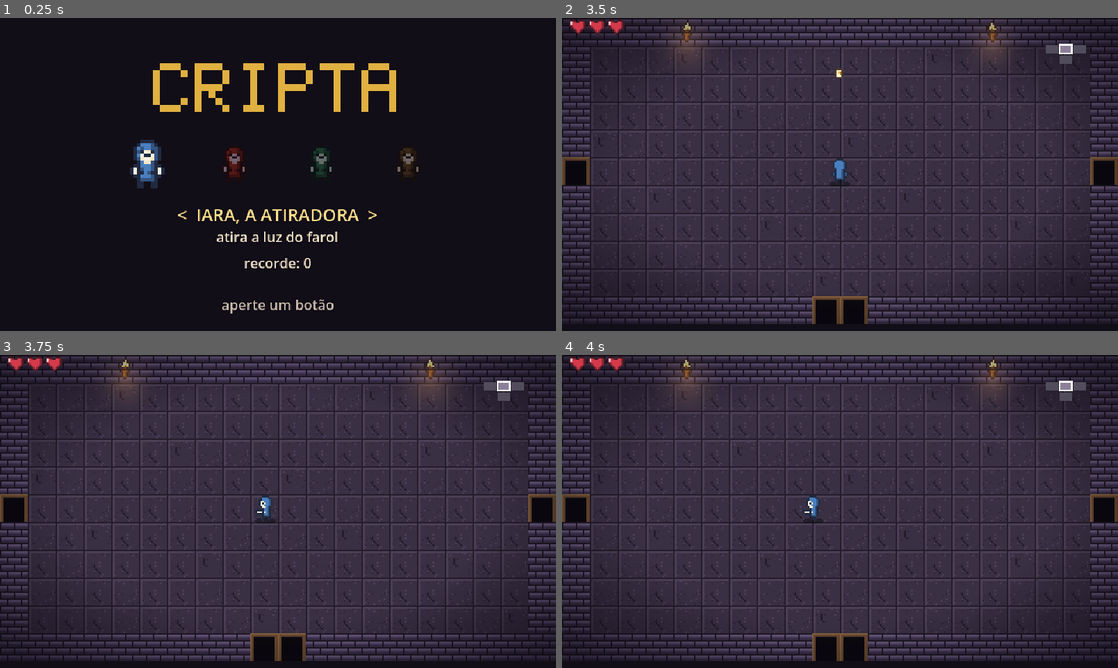
Above: before the commit, frames 1-4 (two rows, left to right).
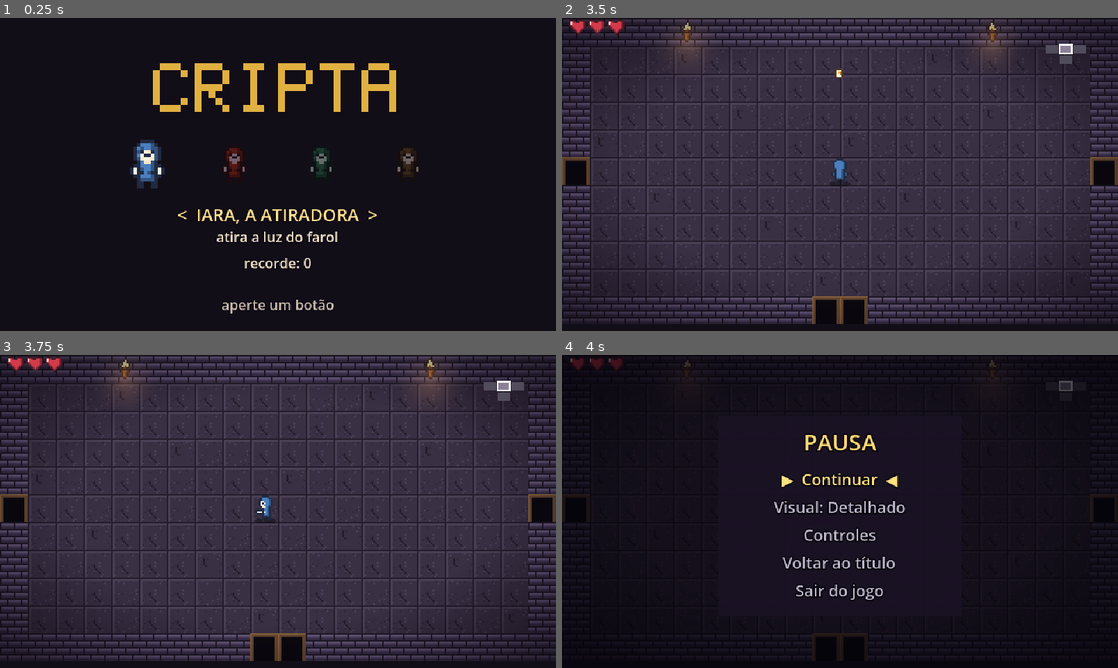
Above: after the commit, the same moments.

Repository: TiagoKoakoski/cripta
Game: Godot game, scene res://scenes/main.tscn
Two runs of this game, one before a commit and one after it. Both use one fixed random seed, a clock stepped at 60 frames per second and the inputs below.
Inputs (mouse positions are in pixels of both pictures, inside the frame that each line leads up to):
- Up to frame 1 (0.25 s): no input
- Up to frame 2 (3.5 s): tap Enter (confirmar) at 0.5, 0.6, 1.25, 1.55, 2, 2.1, 3.05 s; move the mouse to (962, 158) at 0.52 s; hold Right (atirar_direita) 0.53-1.28 s; click (962, 158) at 0.67 s; tap Space at 0.77, 1.52, 3.02 s; tap P at 0.8, 1.35, 2.3, 2.85 s; move the mouse to (728, 190) at 1.27 s; hold Down (atirar_baixo) 1.28-2.03 s; move the mouse to (895, 105) at 2.02 s; hold Right (atirar_direita) 2.03-2.78 s; move the mouse to (812, 237) at 2.77 s; hold Up (atirar_cima) from 2.78 s (still down); click (812, 237) at 2.92 s
- Up to frame 3 (3.75 s): tap Enter (confirmar) at 3.5 s; move the mouse to (444, 558) at 3.52 s; release Up (atirar_cima) at 3.53 s; hold A (mover_esquerda) from 3.53 s (still down); tap Keypad Enter at 3.6 s
- Up to frame 4 (4 s): keep holding A (mover_esquerda); tap Space at 3.77 s; tap P at 3.8 s

Frames 1-3 are identical in both runs. In frame 4, 80% of the frame differs, in the area x 0-100%, y 0-98%.

Commit message:
pausa: Start/Esc/P abre menu (Continuar, Visual, Controles, Voltar ao título, Sair); Esc não fecha mais o jogo direto
Co-Authored-By: Claude Opus 5.5 <noreply@anthropic.com>
Claude-Session: https://claude.ai/code/session_01QkdjkHZogMhJvqEukGJAqW

Diff:
--- a/scripts/controles.gd
+++ b/scripts/controles.gd
@@ -39,13 +39,24 @@
 		var t := InputEventKey.new()
 		t.physical_keycode = k
 		InputMap.action_add_event("confirmar", t)
-	for b: JoyButton in [JOY_BUTTON_A, JOY_BUTTON_B, JOY_BUTTON_X, JOY_BUTTON_Y, JOY_BUTTON_START]:
+	for b: JoyButton in [JOY_BUTTON_A, JOY_BUTTON_B, JOY_BUTTON_X, JOY_BUTTON_Y]:
 		var e := InputEventJoypadButton.new()
 		e.device = -1
 		e.button_index = b
 		InputMap.action_add_event("confirmar", e)
 
 
+	_limpar("pausar")
+	for k: Key in [KEY_ESCAPE, KEY_P]:
+		var t2 := InputEventKey.new()
+		t2.physical_keycode = k
+		InputMap.action_add_event("pausar", t2)
+	var st := InputEventJoypadButton.new()
+	st.device = -1
+	st.button_index = JOY_BUTTON_START
+	InputMap.action_add_event("pausar", st)
+
+
 static func _limpar(acao: String) -> void:
 	if InputMap.has_action(acao):
 		InputMap.erase_action(acao)
--- a/scripts/main.gd
+++ b/scripts/main.gd
@@ -41,14 +41,52 @@
 	return "user://progresso_robo.cfg" if args.has("--autoplay") else "user://progresso.cfg"
 
 
-func _unhandled_input(evento: InputEvent) -> void:
-	if evento is InputEventKey and (evento as InputEventKey).pressed \
-			and (evento as InputEventKey).physical_keycode == KEY_ESCAPE:
-		get_tree().quit()
+var pausado := false
+var _menu: MenuPausa
+
+
+func menu_pausa() -> MenuPausa:
+	return _menu if _menu and is_instance_valid(_menu) else null
+
+
+## Start/Esc/P: só durante o jogo (não na história, transição, morte ou telas)
+func pausar() -> void:
+	if estado != "jogando" or pausado:
+		return
+	pausado = true
+	get_tree().paused = true
+	_menu = MenuPausa.new()
+	add_child(_menu)
+	_menu.escolheu.connect(_menu_escolheu)
+
+
+func despausar() -> void:
+	pausado = false
+	get_tree().paused = false
+	if menu_pausa():
+		_menu.queue_free()
+	_menu = null
+
+
+func _menu_escolheu(opcao: String) -> void:
+	match opcao:
+		"continuar":
+			despausar()
+		"titulo":
+			despausar()
+			if andar:
+				andar.queue_free()
+				andar = null
+			_mostrar_tela("titulo")
+		"sair":
+			get_tree().quit()
 
 
 func _process(delta: float) -> void:
 	_espera = maxf(0.0, _espera - delta)
+	if estado == "jogando" and not pausado and Input.is_action_just_pressed("pausar"):
+		pausar()
+		return
 	if estado in ["historia", "transicao", "final"]:
 		if _cartao and is_instance_valid(_cartao):
 			for a: String in ["confirmar", "atirar_cima", "atirar_baixo", "atirar_esquerda", "atirar_direita"]:
--- /dev/null
+++ b/scripts/menu_pausa.gd
@@ -0,0 +1,104 @@
+## Menu de pausa (Start/Esc/P): Continuar, Visual, Controles, Voltar ao título, Sair do jogo.
+## Roda com a árvore pausada (PROCESS_MODE_ALWAYS). Emite `escolheu(opcao)`.
+class_name MenuPausa
+extends CanvasLayer
+
+signal escolheu(opcao: String)
+
+const OPCOES := ["continuar", "visual", "controles", "titulo", "sair"]
+const AJUDA := "TECLADO\nWASD anda   •   setas atacam\nEnter confirma   •   Esc / P pausa\n\nCONTROLE\nanalógico esquerdo anda\nanalógico direito ou Y A X B atacam\nStart pausa"
+
+var _i := 0
+var _rotulos: Array[Label] = []
+var _ajuda: Label
+var _painel: ColorRect
+
+
+func _ready() -> void:
+	layer = 30
+	process_mode = Node.PROCESS_MODE_ALWAYS
+	var fundo := ColorRect.new()
+	fundo.color = Color(0.02, 0.01, 0.04, 0.72)
+	fundo.size = Vector2(640, 360)
+	add_child(fundo)
+	_painel = ColorRect.new()
+	_painel.color = Color(0.1, 0.07, 0.14, 0.95)
+	_painel.position = Vector2(180, 70)
+	_painel.size = Vector2(280, 230)
+	add_child(_painel)
+	var t := _label("PAUSA", Vector2(180, 82), 26, Color(1, 0.85, 0.45))
+	t.size.x = 280
+	for k in OPCOES.size():
+		var l := _label("", Vector2(180, 130 + k * 32), 18, Color.WHITE)
+		l.size.x = 280
+		_rotulos.append(l)
+	_ajuda = _label(AJUDA, Vector2(120, 60), 16, Color(0.95, 0.92, 0.85))
+	_ajuda.size = Vector2(400, 260)
+	_ajuda.visible = false
+	_atualizar()
+
+
+func _label(txt: String, pos: Vector2, tam: int, cor: Color) -> Label:
+	var l := Label.new()
+	l.text = txt
+	l.position = pos
+	l.horizontal_alignment = HORIZONTAL_ALIGNMENT_CENTER
+	l.add_theme_font_size_override("font_size", tam)
+	l.add_theme_color_override("font_color", cor)
+	l.add_theme_color_override("font_outline_color", Color(0.03, 0.02, 0.05))
+	l.add_theme_constant_override("outline_size", 6)
+	add_child(l)
+	return l
+
+
+func opcao_atual() -> int:
+	return _i
+
+
+func mostrando_controles() -> bool:
+	return _ajuda.visible
+
+
+func _atualizar() -> void:
+	var nomes := {"continuar": "Continuar", "visual": "Visual: %s" % ("Detalhado" if Visual.modo == Visual.DETALHADO else "Clássico"),
+		"controles": "Controles", "titulo": "Voltar ao título", "sair": "Sair do jogo"}
+	for k in OPCOES.size():
+		_rotulos[k].text = ("▶  %s  ◀" if k == _i else "%s") % nomes[OPCOES[k]]
+		_rotulos[k].add_theme_color_override("font_color", Color(1, 0.88, 0.5) if k == _i else Color(0.75, 0.72, 0.8))
+	for l: Label in _rotulos:
+		l.visible = not _ajuda.visible
+	_painel.visible = not _ajuda.visible
+
+
+func _apertou(acoes: Array) -> bool:
+	for a: String in acoes:
+		if Input.is_action_just_pressed(a):
+			return true
+	return false
+
+
+func _process(_d: float) -> void:
+	if _ajuda.visible:
+		if _apertou(["confirmar", "pausar"]):
+			_ajuda.visible = false
+			_atualizar()
+		return
+	if _apertou(["pausar"]):
+		escolheu.emit("continuar")
+		return
+	if _apertou(["mover_cima", "atirar_cima"]):
+		_i = posmod(_i - 1, OPCOES.size())
+		_atualizar()
+	elif _apertou(["mover_baixo", "atirar_baixo"]):
+		_i = posmod(_i + 1, OPCOES.size())
+		_atualizar()
+	elif _apertou(["confirmar"]):
+		match OPCOES[_i]:
+			"visual":
+				Visual.alternar()
+				_atualizar()
+			"controles":
+				_ajuda.visible = true
+				_atualizar()
+			_:
+				escolheu.emit(OPCOES[_i])
--- /dev/null
+++ b/tests/teste_pausa.gd
@@ -0,0 +1,93 @@
+# godot --headless --path . --script res://tests/teste_pausa.gd
+# Start/Esc pausa e abre o menu: Continuar, Visual, Controles, Voltar ao título, Sair.
+extends SceneTree
+
+var passou := 0
+var falhou := 0
+
+
+func _initialize() -> void:
+	load("res://scripts/controles.gd").configurar()
+	Visual.arquivo = "user://teste_config_pausa.cfg"
+	Engine.max_fps = 60   # quadros de processo em tempo real (a pausa para a física)
+	_rodar.call_deferred()
+
+
+func checa(cond: bool, rotulo: String) -> void:
+	if cond:
+		passou += 1
+	else:
+		falhou += 1
+		push_error("FALHOU " + rotulo)
+
+
+## espera n/60 s de tempo real (funciona também com a árvore pausada)
+func frames(n: int) -> void:
+	for i in n:
+		await process_frame
+
+
+func apertar(acao: String, espera := 10) -> void:
+	Input.action_press(acao)
+	await frames(3)
+	Input.action_release(acao)
+	await frames(espera)
+
+
+func _rodar() -> void:
+	checa(InputMap.has_action("pausar"), "ação pausar existe (Esc, P, Start)")
+	var main: Node = load("res://scenes/main.tscn").instantiate()
+	main.arquivo_recorde = "user://teste_recorde_pausa.cfg"
+	root.add_child(main)
+	await frames(50)
+	await apertar("pausar")
+	checa(not main.pausado and main.estado == "titulo", "no título o Start não pausa")
+	await apertar("confirmar", 50)
+	checa(main.estado == "historia", "história (estado %s)" % main.estado)
+	await apertar("pausar")
+	checa(not main.pausado, "na história o Start não pausa")
+	while main.estado == "historia":
+		await apertar("confirmar", 45)
+	checa(main.estado == "jogando", "jogando")
+	await apertar("pausar")
+	checa(main.pausado and paused and main.menu_pausa() != null, "Start pausa e abre o menu")
+	var j: Node2D = main.andar.sala.jogador
+	var p0 := j.position
+	Input.action_press("mover_direita")
+	await frames(20)
+	Input.action_release("mover_direita")
+	checa(j.position == p0, "pausado: o jogo para")
+	checa(main.menu_pausa().opcao_atual() == 0, "menu começa em Continuar")
+	# Visual: desce 1 e confirma -> alterna
+	var antes: String = Visual.modo
+	await apertar("mover_baixo")
+	await apertar("confirmar")
+	checa(Visual.modo != antes and main.pausado, "opção Visual alterna o visual e continua pausado")
+	var cfg := ConfigFile.new()
+	cfg.load(Visual.arquivo)
+	checa(cfg.get_value("visual", "modo", "") == Visual.modo, "visual salvo")
+	# Controles: mostra a ajuda e volta
+	await apertar("mover_baixo")
+	await apertar("confirmar")
+	checa(main.menu_pausa().mostrando_controles(), "Controles mostra a ajuda")
+	await apertar("confirmar")
+	checa(not main.menu_pausa().mostrando_controles(), "botão volta da ajuda")
+	# Continuar: de Controles (2) sobe 2 até o topo e confirma
+	for k in 2:
+		await apertar("mover_cima")
+	await apertar("confirmar")
+	checa(not main.pausado and not paused and main.menu_pausa() == null, "Continuar despausa")
+	# Start de novo pausa; Start no menu também despausa
+	await apertar("pausar")
+	await apertar("pausar")
+	checa(not main.pausado, "Start no menu volta ao jogo")
+	# Voltar ao título
+	await apertar("pausar")
+	for k in 3:
+		await apertar("mover_baixo")
+	await apertar("confirmar", 20)
+	checa(main.estado == "titulo" and not paused and main.andar == null, "Voltar ao título encerra a partida")
+	Visual.definir_modo("detalhado")
+	DirAccess.remove_absolute(ProjectSettings.globalize_path(Visual.arquivo))
+	print("Resultado: %d ok, %d falhas" % [passou, falhou])
+	quit(1 if falhou > 0 else 0)
Not shown, added: scripts/menu_pausa.gd.uid
Not shown, added: tests/teste_pausa.gd.uid
